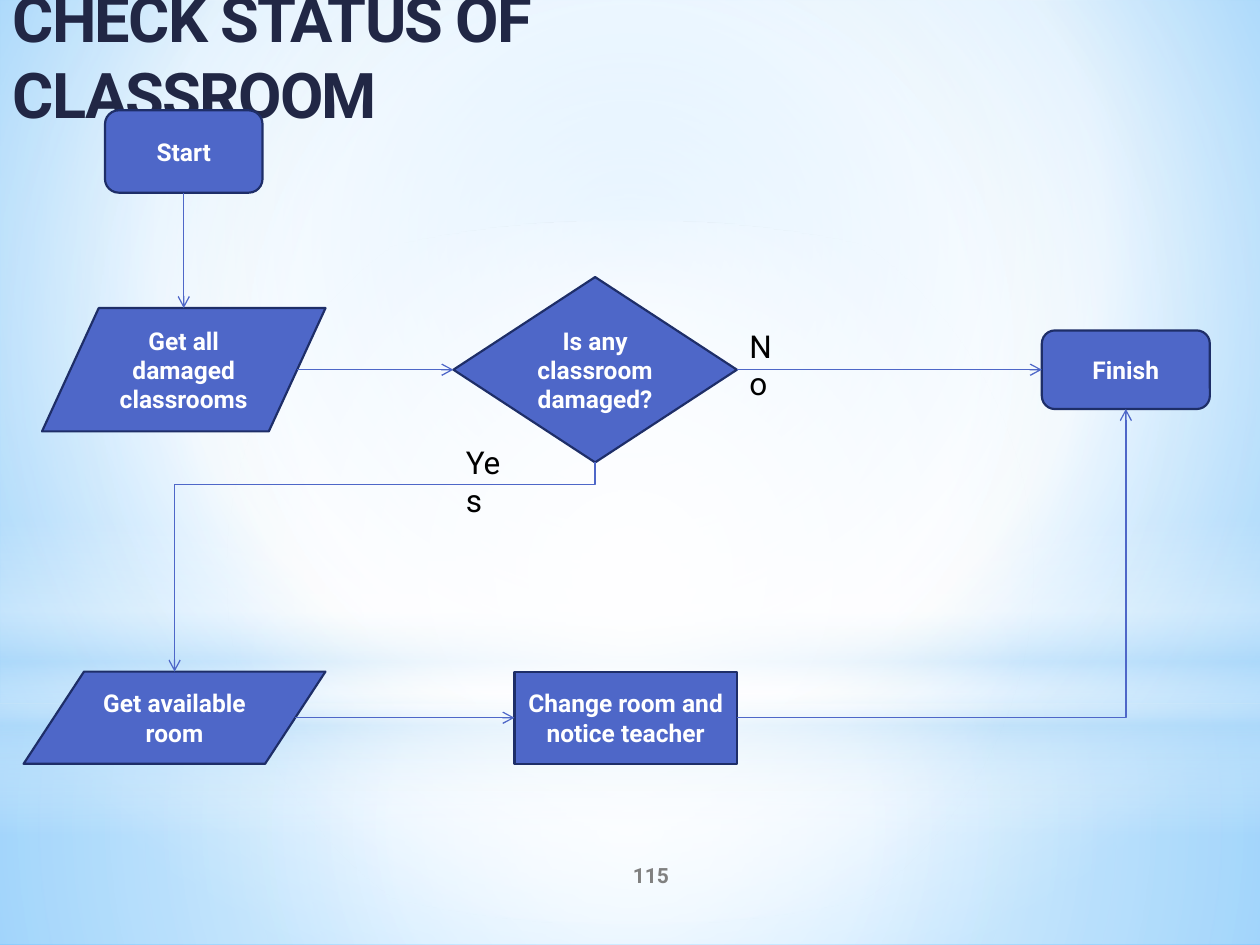
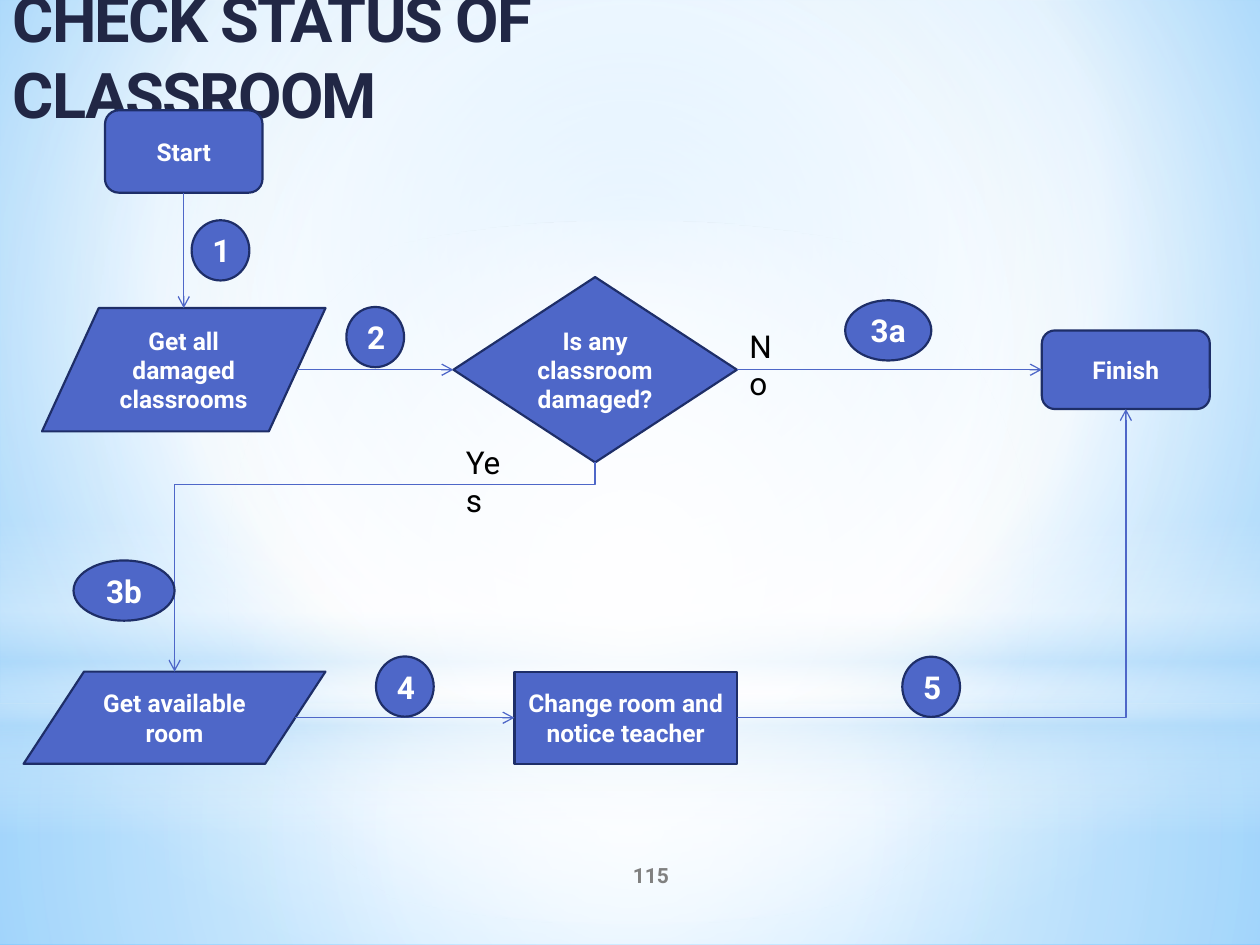
Before and after one commit to tranquang9a1/ECRM, a slide deck: slide 115 of Document/ECRM-Presentation v5 - Copy.pptx. Drawn at 1260x945 pixels with LibreOffice and Linux fonts; fonts in the diff are those of the drawing. Boxes give left, top, right and bottom in pixels: in the first picture for what was removed or moved away, otherwise in the second. Text is boxed around its words. In the diff, an @@ line names an element or a change of style, - is before the commit and + after.

```diff
--- a/Document/ECRM-Presentation v5 - Copy.pptx
+++ b/Document/ECRM-Presentation v5 - Copy.pptx
@@ ellipse added at [192, 220, 249, 281], fill #4E67C8, outline #1F2E69 1.25 pt, 18 pt, text #FFFFFF, bold @@
+1
@@ ellipse added at [346, 307, 404, 368], fill #4E67C8, outline #1F2E69 1.25 pt, 18 pt, text #FFFFFF, bold @@
+2
@@ ellipse added at [845, 300, 931, 360], fill #4E67C8, outline #1F2E69 1.25 pt, 18 pt, text #FFFFFF, bold @@
+3a
@@ ellipse added at [73, 561, 174, 621], fill #4E67C8, outline #1F2E69 1.25 pt, 18 pt, text #FFFFFF, bold @@
+3b
@@ ellipse added at [375, 656, 433, 717], fill #4E67C8, outline #1F2E69 1.25 pt, 18 pt, text #FFFFFF, bold @@
+4
@@ ellipse added at [902, 656, 960, 717], fill #4E67C8, outline #1F2E69 1.25 pt, 18 pt, text #FFFFFF, bold @@
+5
```
Also in this commit, not shown: 2 other slides changed.
